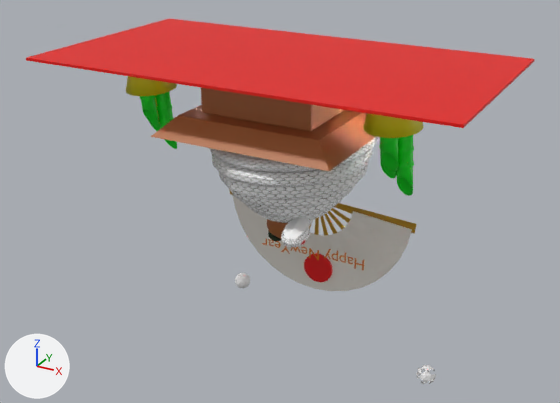
Two versions of the glTF model assets/snake.glb, one commit apart.
One viewpoint serves both versions: a camera (50 mm lens) standing at (34.0, -64.1, 26.4) and looking at (-1.5, 0.4, -5.8). Lighting does not change. The marker at lower left points along +X, +Y and +Z.

In view in the first picture: 'Body', 'Cube', 'ICO球', 'ICO球.001', 'high_poly', 'kado1', 'kado1.002', 'テキスト', '円柱', '立方体', '立方体.001', '立方体.002'.
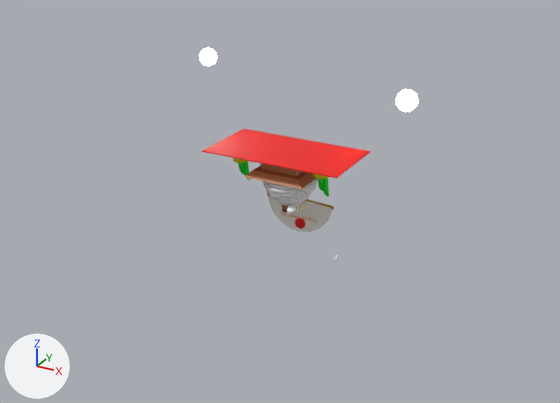
Commit message: Update: 詳細を記述

Boxes [x1, y1, x2, y2] around the edits, measured in the pictures (560 x 403 px):
'立方体.002', moved, rescaled (67% narrower, 55% shorter): before [26, 19, 534, 128]; after [202, 129, 371, 178]
'Body', moved, rescaled (64% narrower, 60% shorter): before [230, 191, 416, 291]; after [267, 193, 334, 232]
'立方体.001', moved, rescaled (68% narrower, 64% shorter): before [151, 105, 376, 171]; after [245, 166, 316, 189]
'Cube', moved, rescaled: before [209, 136, 380, 247]; after [263, 179, 318, 214]
'立方体', moved, rescaled: before [201, 88, 344, 131]; after [260, 163, 302, 176]
'kado1', moved, rescaled: before [363, 113, 424, 196]; after [312, 174, 329, 196]
'kado1.002', moved, rescaled: before [126, 76, 177, 149]; after [233, 158, 250, 180]
'円柱', moved, rescaled (63% narrower, 60% shorter): before [304, 253, 333, 282]; after [295, 218, 305, 229]
'テキスト', moved, rescaled: before [262, 239, 364, 270]; after [282, 213, 316, 222]
'high_poly', moved, rescaled: before [267, 219, 288, 241]; after [282, 205, 288, 212]
'ICO球.001', moved, rescaled: before [416, 365, 436, 384]; after [333, 255, 340, 261]
'ICO球', no longer drawn: before [235, 273, 250, 288]

Patch to the scene script:
```diff
--- a/assets/snake.glb.py
+++ b/assets/snake.glb.py
@@ ob_body @@
 ob_body = bpy.data.objects.new('Body', me_body1)
-ob_body.location = (0.12, 6.04, -6.75)
+ob_body.location = (0.37, 1.22, -5.1)
 ob_body.rotation_euler = (-1.605, 0.0, 0.0)  # degrees (-92, 0, 0)
-ob_body.scale = (0.441, 0.441, 0.441)
+ob_body.scale = (0.151, 0.151, 0.151)
@@ ob_cube @@
 ob_cube = bpy.data.objects.new('Cube', me_cube)
-ob_cube.location = (-5.86, 31.3, -1.0)
+ob_cube.location = (-1.67, 9.85, -3.14)
 ob_cube.rotation_euler = (0.0, 1.571, 0.0)  # degrees (0, 90, 0)
-ob_cube.scale = (1.0, 37.7, 1.0)
+ob_cube.scale = (0.342, 12.9, 0.342)
@@ ob_high_poly @@
 ob_high_poly = bpy.data.objects.new('high_poly', me_high_poly)
-ob_high_poly.location = (-0.13, -1.23, -7.51)
+ob_high_poly.location = (0.29, -1.26, -5.36)
 ob_high_poly.rotation_euler = (-1.684, 0.269, 1.433)  # degrees (-96, 15, 82)
-ob_high_poly.scale = (4.46, 4.46, 4.46)
+ob_high_poly.scale = (1.52, 1.52, 1.52)
@@ ob_テキスト @@
 ob_テキスト = bpy.data.objects.new('テキスト', me_テキスト)
-ob_テキスト.location = (6.64, 4.4, -12.46)
+ob_テキスト.location = (2.6, 0.66, -7.05)
 ob_テキスト.rotation_euler = (-1.571, 0.0, -3.096)  # degrees (-90, 0, -177)
-ob_テキスト.scale = (1.82, 1.82, 1.82)
+ob_テキスト.scale = (0.623, 0.623, 0.623)
@@ ob_円柱 @@
 ob_円柱 = bpy.data.objects.new('円柱', me_円柱)
-ob_円柱.location = (0.53, 5.63, -15.54)
+ob_円柱.location = (0.52, 1.08, -8.11)
 ob_円柱.rotation_euler = (-1.563, 2.795, 0.00316)  # degrees (-90, 160, 0.2)
-ob_円柱.scale = (-1.71, -1.71, -0.174)
+ob_円柱.scale = (-0.586, -0.586, -0.0593)
@@ ob_kado1 @@
 ob_kado1 = bpy.data.objects.new('kado1', me_kado1)
-ob_kado1.location = (16.73, -3.45, 6.53)
+ob_kado1.location = (6.05, -2.03, -0.57)
 ob_kado1.rotation_euler = (-1.607, -0.0808, 1.506)  # degrees (-92, -4.6, 86)
-ob_kado1.scale = (0.0718, 0.0718, 0.0718)
+ob_kado1.scale = (0.0245, 0.0245, 0.0245)
@@ ob_立方体 @@
 ob_立方体 = bpy.data.objects.new('立方体', me_立方体)
-ob_立方体.location = (-0.95, 0.31, 6.73)
-ob_立方体.scale = (5.78, 5.78, 2.17)
+ob_立方体.location = (0.01, -0.74, -0.5)
+ob_立方体.scale = (1.98, 1.98, 0.74)
@@ ob_立方体_001 @@
 ob_立方体_001 = bpy.data.objects.new('立方体.001', me_立方体_001)
-ob_立方体_001.location = (-0.95, 0.31, 3.69)
-ob_立方体_001.scale = (7.41, 7.41, 0.768)
+ob_立方体_001.location = (0.01, -0.74, -1.54)
+ob_立方体_001.scale = (2.53, 2.53, 0.262)
@@ ob_kado1_002 @@
 ob_kado1_002 = bpy.data.objects.new('kado1.002', me_kado1_002)
-ob_kado1_002.location = (-9.27, -3.45, 6.53)
+ob_kado1_002.location = (-2.83, -2.03, -0.57)
 ob_kado1_002.rotation_euler = (-1.607, -0.0808, 1.506)  # degrees (-92, -4.6, 86)
-ob_kado1_002.scale = (0.0718, 0.0718, 0.0718)
+ob_kado1_002.scale = (0.0245, 0.0245, 0.0245)
@@ ob_立方体_002 @@
 ob_立方体_002 = bpy.data.objects.new('立方体.002', me_立方体_002)
-ob_立方体_002.location = (-1.35, 0.0, 9.11)
+ob_立方体_002.location = (-0.13, -0.85, 0.31)
 ob_立方体_002.rotation_euler = (0.0, 0.0, 3.142)  # degrees (0, 0, 180)
-ob_立方体_002.scale = (-21.3, -11.5, -0.13)
+ob_立方体_002.scale = (-7.27, -3.92, -0.0443)
@@ ob_ico球 @@
 ob_ico球 = bpy.data.objects.new('ICO球', me_ico球)
-ob_ico球.location = (-11.21, 8.33, -21.72)
+ob_ico球.location = (-3.5, 2.0, -10.22)
+ob_ico球.scale = (0.342, 0.342, 0.342)
@@ ob_ico球_001 @@
 ob_ico球_001 = bpy.data.objects.new('ICO球.001', me_ico球_001)
-ob_ico球_001.location = (15.57, 0.0, -21.16)
+ob_ico球_001.location = (5.65, -0.85, -10.03)
+ob_ico球_001.scale = (0.342, 0.342, 0.342)
```
